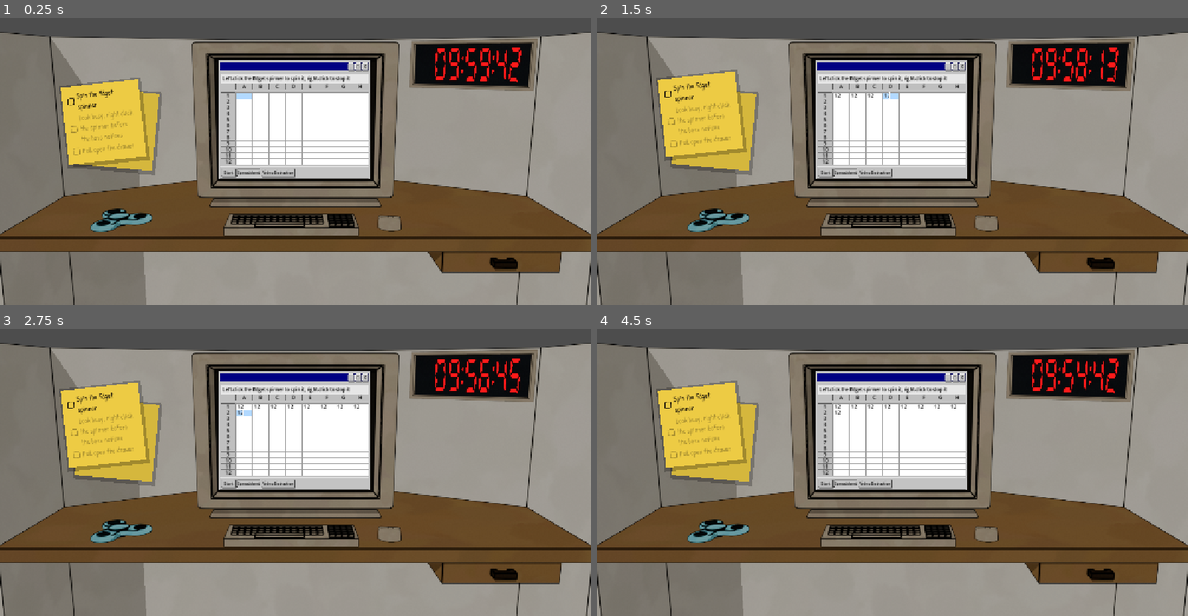
Above: before the commit, frames 1-4 (two rows, left to right).
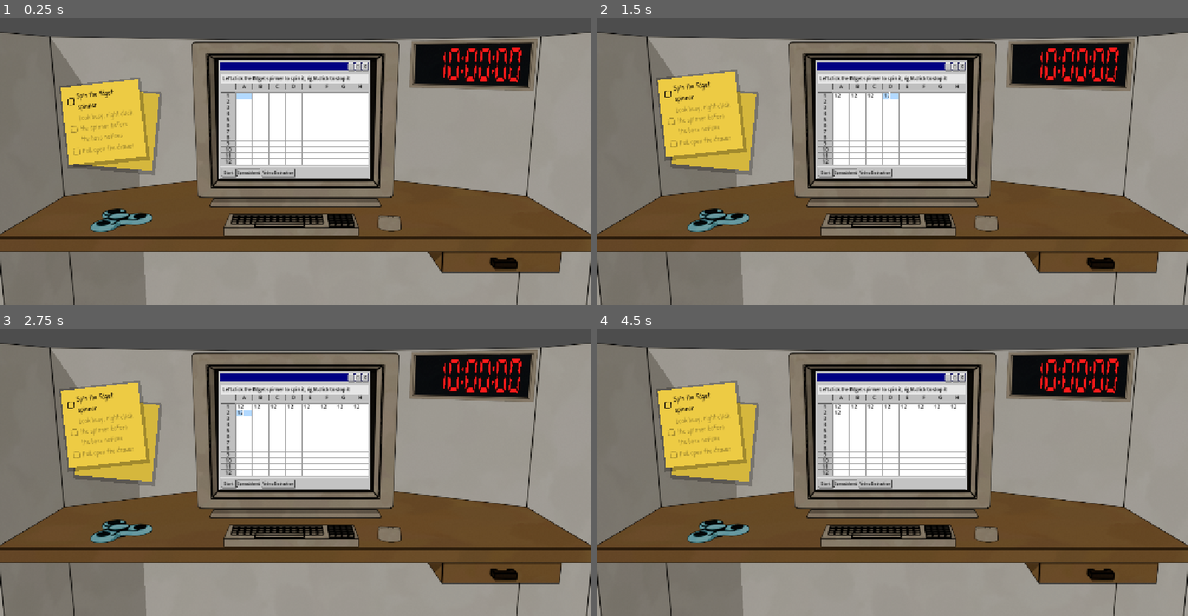
Above: after the commit, the same moments.

Repository: Jelleas/gmtk-2026
Game: Godot game, scene res://src/main.tscn
The game is run twice, just before and just after one commit, with the same random seed, the same clock (stepped at 60 frames per second) and the same inputs.
Inputs (mouse positions are in pixels of both pictures, inside the frame that each line leads up to):
- Up to frame 1 (0.25 s): no input
- Up to frame 2 (1.5 s): click (845, 95) at 0.52 s; type "12" at 0.6 s; click (857, 95) at 0.75 s; type "12" at 0.83 s; click (874, 95) at 0.98 s; type "12" at 1.07 s; click (892, 95) at 1.27 s; type "12" at 1.35 s
- Up to frame 3 (2.75 s): click (313, 406) at 1.5 s; type "12" at 1.58 s; click (330, 406) at 1.73 s; type "12" at 1.82 s; click (348, 406) at 2.02 s; type "12" at 2.1 s; click (360, 406) at 2.25 s; type "12" at 2.33 s; click (248, 412) at 2.48 s; type "12" at 2.57 s
- Up to frame 4 (4.5 s): click "Start" at 2.75 s; click "Start" at 3.5 s; click "_" at 4.25 s

The runs differ from the first frame. In frame 1, 0.3% of the frame differs, in the area x 73-88%, y 10-23%; in frame 2, 0.3%; in frame 3, 0.3%; in frame 4, 0.4%.

Commit message:
tutorial tweaks

Diff:
--- a/src/clock/clock.gd
+++ b/src/clock/clock.gd
@@ -6,10 +6,16 @@
 var active_multipliers: Dictionary[StringName, float] = {}
 var is_punished := false
 
-var is_running = true
+## The clock does not move until the day is started, so the tutorial can hold it
+## at the opening time until the player has done something worth timing.
+var is_running = false
+
+## Under this much left on the clock, the day is on its last hour.
+const LAST_HOUR := 3600
 
 var realtime = 0.0
 var time = 10 * 3600
+var last_hour_announced := false
 
 func _ready() -> void:
 	clock_surface.texture = clock_viewport.get_texture()
@@ -31,6 +37,10 @@
 		return
 
 	time -= delta * 60 * positive_multiplier() * negative_multiplier()
+
+	if time <= LAST_HOUR and not last_hour_announced:
+		last_hour_announced = true
+		EventBus.last_hour_started.emit()
 
 	if time <= 0:
 		EventBus.day_ended.emit(realtime)
--- a/src/event_bus/event_bus.gd
+++ b/src/event_bus/event_bus.gd
@@ -5,6 +5,8 @@
 signal activity_ended(source_id: StringName)
 
 signal day_started()
+## The clock has dropped under an hour, where it starts to crawl.
+signal last_hour_started()
 signal day_ended(realtime: float)
 
 signal punishment_started(activity_count: int)
--- a/src/office/office.gd
+++ b/src/office/office.gd
@@ -44,8 +44,10 @@
 		$Tutorial.finished.connect(_on_tutorial_finished)
 		$Tutorial.start()
 	else:
-		# The tutorial normally brings the boss in on its second beat.
+		# The tutorial normally brings the boss in on its second beat and starts
+		# the clock once the player has taken their first distraction.
 		boss.activate()
+		EventBus.day_started.emit()
 		_refill_tasks()
 
 ## The tutorial's last beat is the rest of the day, so real work starts flowing
--- a/src/tutorial/survive_day_task.gd
+++ b/src/tutorial/survive_day_task.gd
@@ -4,7 +4,12 @@
 ## The last beat, and the whole game in one line: the clock only moves when the
 ## player is not working, so the day has to be wasted to be finished.
 
+## The clock crawls through the last hour, so the note stops asking and starts
+## encouraging - the player has not stalled, the day has.
+const LAST_HOUR_TEXT := "The last hour drags, keep at it!"
+
 var day_over := false
+var in_last_hour := false
 
 func _init() -> void:
 	super._init(
@@ -12,6 +17,7 @@
 		"Distract yourself to reach the end of the day",
 		null,
 	)
+	EventBus.last_hour_started.connect(_on_last_hour_started)
 	EventBus.day_ended.connect(_on_day_ended)
 
 func start_task() -> void:
@@ -20,6 +26,14 @@
 func check_completed() -> bool:
 	return day_over
 
+## What the note reads, which changes when the day enters its last hour.
+func progress_description() -> String:
+	return LAST_HOUR_TEXT if in_last_hour else description
+
+func _on_last_hour_started() -> void:
+	in_last_hour = true
+	notify_changed()
+
 func _on_day_ended(_realtime: float) -> void:
 	day_over = true
 	notify_changed()
--- a/src/tutorial/tutorial_controller.gd
+++ b/src/tutorial/tutorial_controller.gd
@@ -108,7 +108,7 @@
 	# own, because it is the whole game rather than a step of the tutorial.
 	_add_beat(
 		SurviveDayTask.new(),
-		"The last hour always drags",
+		"Only distractions move the clock",
 		true,
 	)
 
@@ -160,6 +160,11 @@
 		boss.activity_check_delay = default_watch_delay
 		_set_boss_move_interval(TEACHING_MOVE_INTERVAL)
 
+	# A beat that carries its own text writes it now, so it reads right even if
+	# the thing it tracks moved on while an earlier beat was still running.
+	if task.has_method("progress_description"):
+		post_it_stack.set_tutorial_item_text(current_index, task.progress_description())
+
 	# The last beat is the rest of the day: regular work starts flowing again.
 	if is_last:
 		finished.emit()
@@ -193,6 +198,11 @@
 
 ## The side effects of finishing a beat.
 func _on_beat_completed(task: Task) -> void:
+	# The clock has been held at the opening time until now: the day starts with
+	# the player's first distraction, which is also the first thing that moves it.
+	if current_index == 0:
+		EventBus.day_started.emit()
+
 	# The player did the thing the boss was waiting for, so the boss has no
 	# reason to keep looking: it ducks away instead of running its watch down.
 	if task is LookBusyTask and boss.state == Boss.State.VISIBLE:
